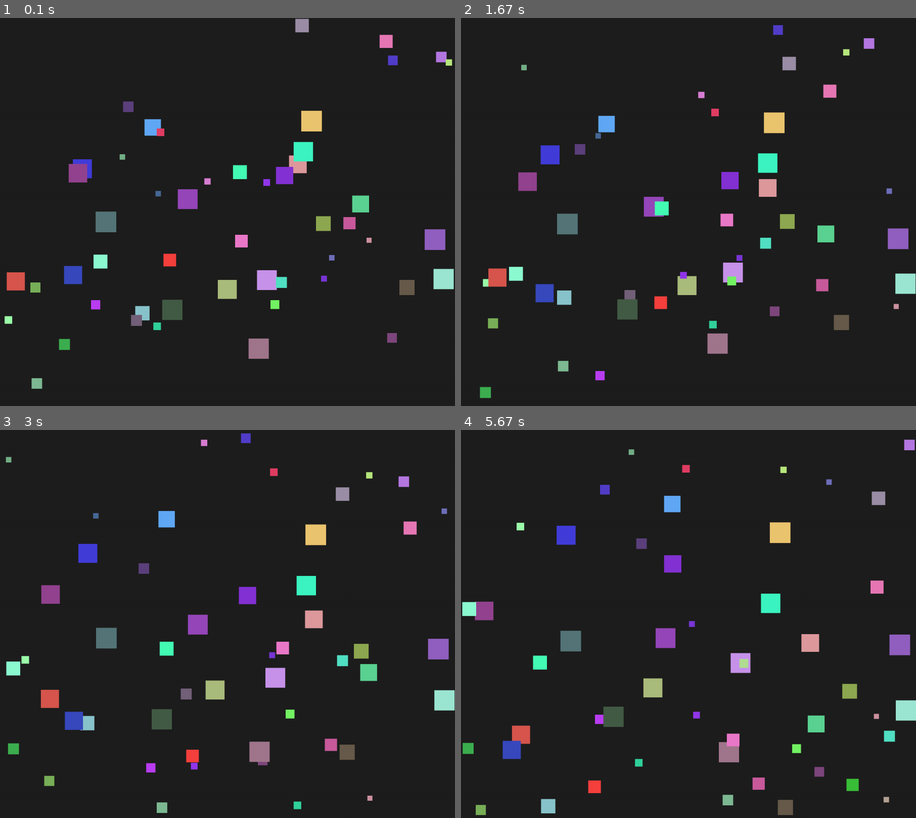
Above: before the commit, frames 1-4 (two rows, left to right).
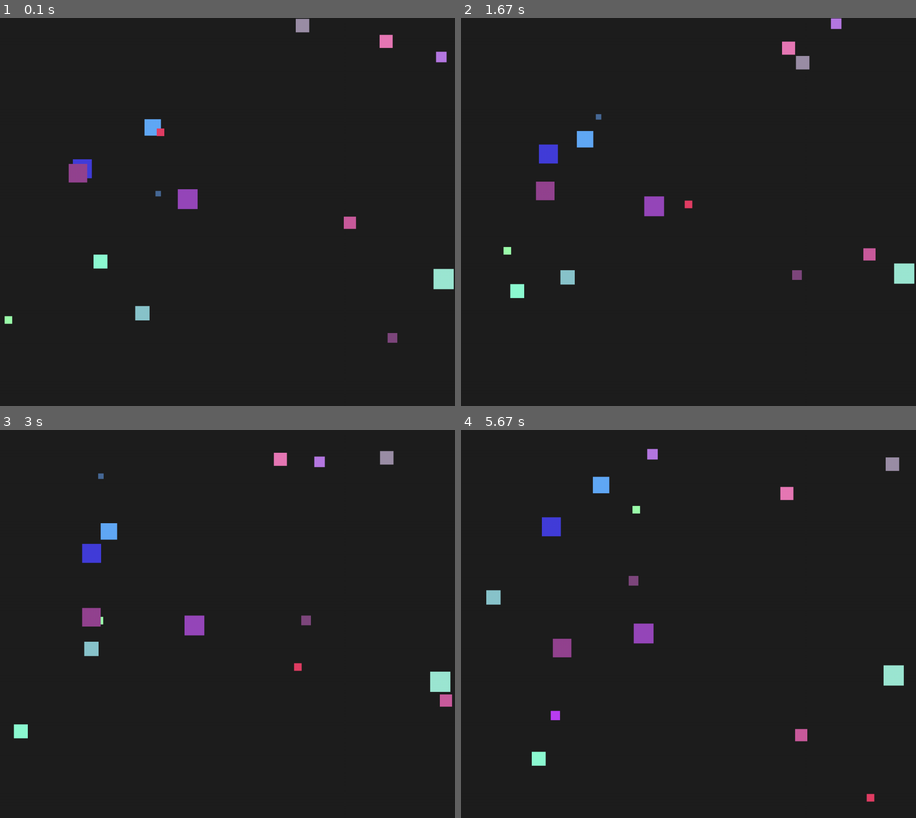
Above: after the commit, the same moments.

Repository: luc11Mhe/lab8-pygame
Game: pygame game, started from main.py
The game is run twice, just before and just after one commit, with the same random seed, the same clock (stepped at 60 frames per second) and the same inputs.
Inputs:
- Up to frame 1 (0.1 s): no input
- Up to frame 2 (1.67 s): no input
- Up to frame 3 (3 s): no input
- Up to frame 4 (5.67 s): no input

The runs differ from the first frame. In frame 1, 4.1% of the frame differs, in the area x 1-100%, y 0-96%; in frame 2, 6.6%; in frame 3, 6.8%; in frame 4, 7.5%, in the area x 0-100%, y 2-100%.

Commit message:
Journal + new fleeing method

Diff:
--- a/main.py
+++ b/main.py
@@ -72,7 +72,7 @@
             self.y = HEIGHT - self.size
             self.dy *= -1
 
-    def flee(self, all_squares):
+    def flee(self, all_squares, dt):
         for other in all_squares:
             if other is self:
                 continue
@@ -86,20 +86,20 @@
                     dx /= dist
                     dy /= dist
 
-                    self.dx += dx * 0.5
-                    self.dy += dy * 0.5
-
-    def draw(self, surface):
-        pygame.draw.rect(surface, self.color, (self.x, self.y, self.size, self.size))
+                    self.dx += dx * 0.5 * dt
+                    self.dy += dy * 0.5 * dt
 
     def update_life(self, dt):
         self.life -= dt
         if self.life <= 0:
             self.reset()
 
+    def draw(self, surface):
+        pygame.draw.rect(surface, self.color, (self.x, self.y, self.size, self.size))
+
 
 squares = []
-for i in range(50):
+for i in range(15):
     squares.append(Square())
 
 
@@ -114,7 +114,7 @@
             running = False
 
     for square in squares:
-        square.flee(squares)
+        square.flee(squares, dt)
 
     for square in squares:
         square.move(dt)
Not shown, changed: JOURNAL.md
